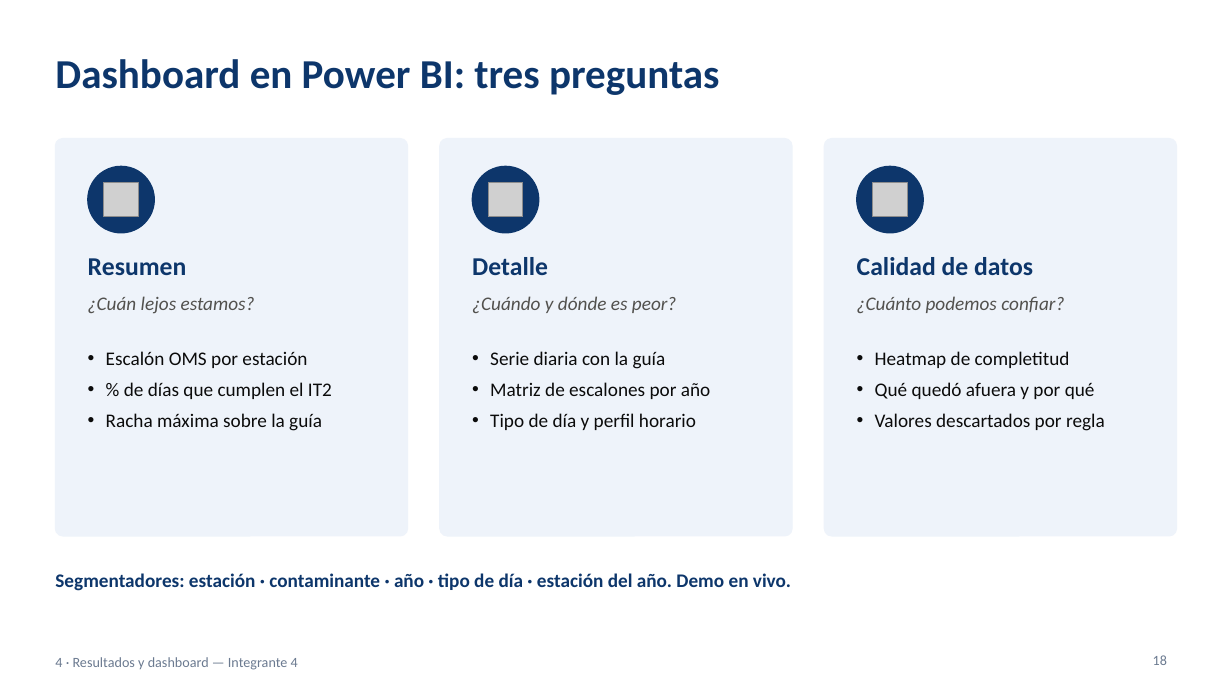
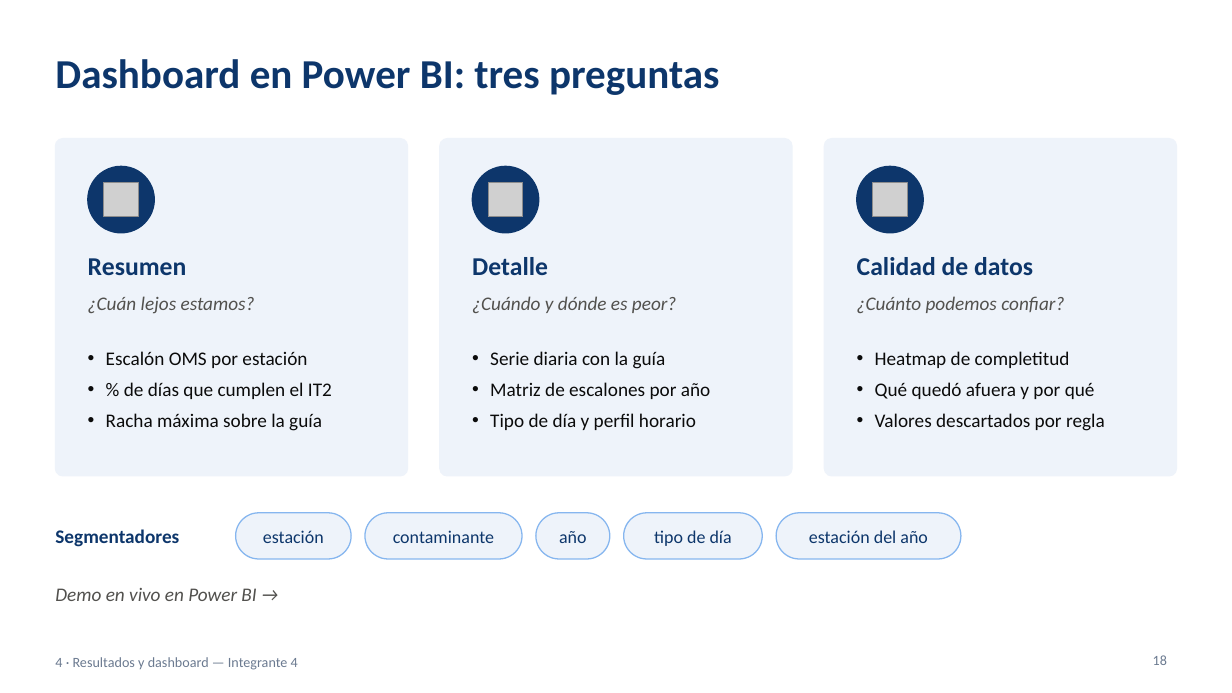
Before and after one commit to ezequielmaranda/nox-ciudad, a slide deck: slide 18 of presentacion/presentacion_tp_aire_oms.pptx. Drawn at 1232x693 pixels with LibreOffice and Linux fonts; fonts in the diff are those of the drawing; grey boxes stand for pictures. Boxes give left, top, right and bottom in pixels: in the first picture for what was removed or moved away, otherwise in the second. Text is boxed around its words. In the diff, an @@ line names an element or a change of style, - is before the commit and + after.

```diff
--- a/presentacion/presentacion_tp_aire_oms.pptx
+++ b/presentacion/presentacion_tp_aire_oms.pptx
@@ rounded rectangle: place and size @@
-rounded rectangle at box(55, 139, 408, 536)
+rounded rectangle at box(55, 139, 408, 476)
@@ rounded rectangle: place and size @@
-rounded rectangle at box(440, 139, 792, 536)
+rounded rectangle at box(440, 139, 792, 476)
@@ proportions changed in 3 elements at box(55, 139, 408, 476), box(440, 139, 792, 476), box(824, 139, 1177, 476) @@
@@ rounded rectangle: place and size @@
-rounded rectangle at box(824, 139, 1177, 536)
+rounded rectangle at box(824, 139, 1177, 476)
@@ text added at box(55, 529, 179, 547), 15 pt, text #0D366B, bold @@
+Segmentadores
@@ rounded rectangle added at box(236, 513, 351, 559), fill #EEF3FA, outline #86B6EF 1 pt @@
@@ text added at box(263, 530, 324, 543), 14 pt, text #0D366B @@
+estación
@@ rounded rectangle added at box(365, 513, 522, 559), fill #EEF3FA, outline #86B6EF 1 pt @@
@@ text added at box(393, 530, 494, 543), 14 pt, text #0D366B @@
+contaminante
@@ rounded rectangle added at box(536, 513, 610, 559), fill #EEF3FA, outline #86B6EF 1 pt @@
@@ text added at box(559, 531, 587, 543), 14 pt, text #0D366B @@
+año
@@ rounded rectangle added at box(624, 513, 762, 559), fill #EEF3FA, outline #86B6EF 1 pt @@
@@ text added at box(654, 530, 732, 546), 14 pt, text #0D366B @@
+tipo de día
@@ rounded rectangle added at box(776, 513, 961, 559), fill #EEF3FA, outline #86B6EF 1 pt @@
@@ text added at box(809, 530, 928, 543), 14 pt, text #0D366B @@
+estación del año
@@ text at box(55, 588, 256, 601): text changed; text colour #0D366B to #52514E; bold off; italic on @@
-Segmentadores: estación · contaminante · año · tipo de día · estación del año. Demo en vivo.
+Demo en vivo en Power BI →
```
Also in this commit, not shown: 20 other slides changed, 1 other file.
